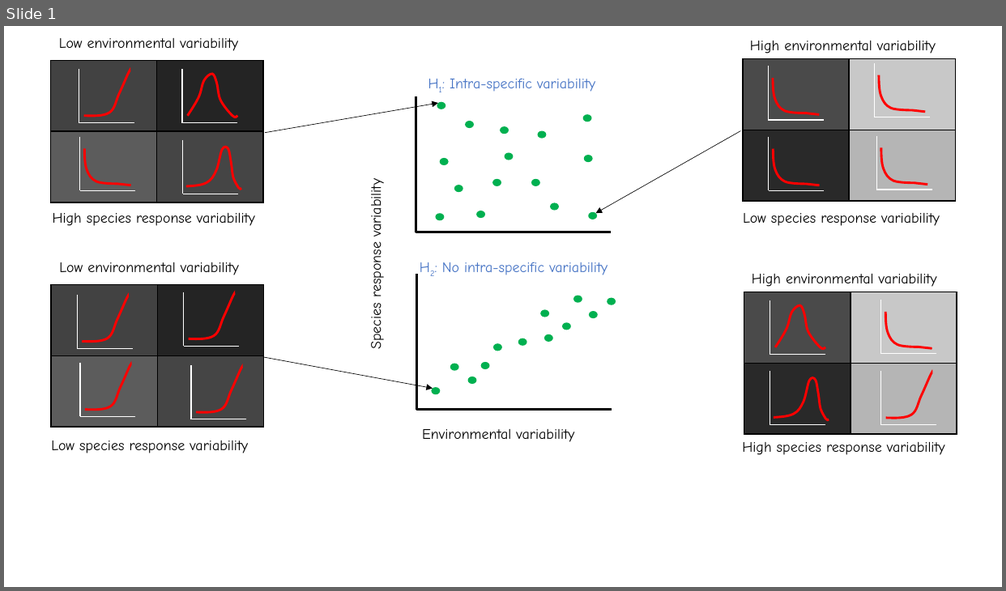
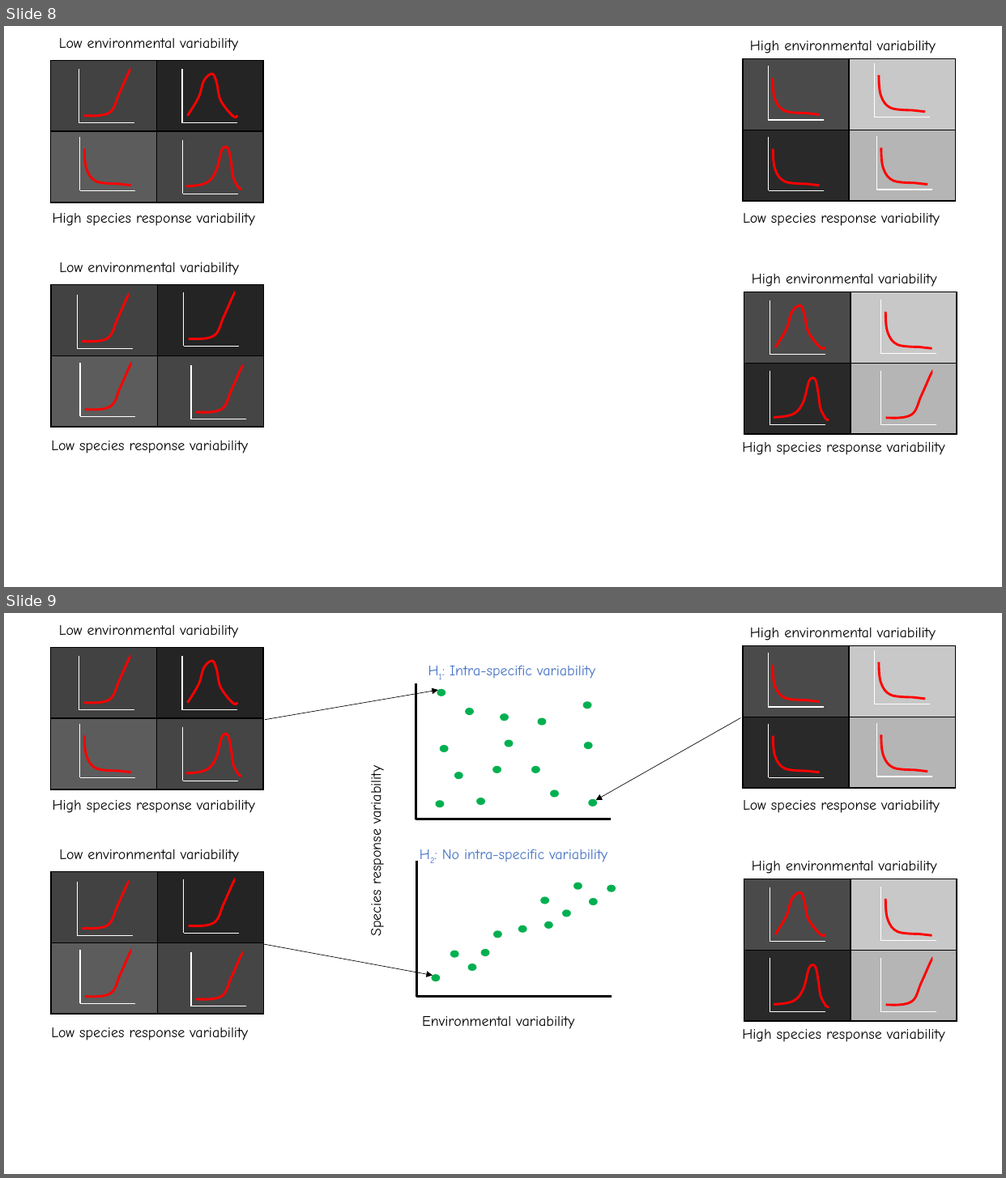
Before and after one commit to coreytcallaghan/intra_specific_urban_tolerance, a slide deck: Figures/conceptual_figure.pptx. Shown one above the other, each under a label of ours: slide 1 before the commit, slides 8 and 9 after it. The pictures are 1006x591 and 1006x1178 pixels, drawn with LibreOffice and Linux fonts; fonts in the diff are those of the drawing. Boxes give left, top, right and bottom in pixels: in the first picture for what was removed or moved away, otherwise in the second. Text is boxed around its words. In the diff, an @@ line names an element or a change of style, - is before the commit and + after.

```diff
--- a/Figures/conceptual_figure.pptx
+++ b/Figures/conceptual_figure.pptx
@@ slide 8 added at <box>4,26,1002,587</box>, background #FFFFFF @@
@@ group added at <box>743,41,956,226</box>: 8 lines, 4 rectangles, 4 freeform shapes, 2 texts @@
+High environmental variability
+Low species response variability
@@ group added at <box>50,38,263,226</box>: 8 lines, 4 rectangles, 4 freeform shapes, 2 texts @@
+Low environmental variability
+High species response variability
@@ group added at <box>51,263,264,454</box>: 8 lines, 4 rectangles, 4 freeform shapes, 2 texts @@
+Low environmental variability
+Low species response variability
@@ group added at <box>742,274,957,455</box>: 8 lines, 4 rectangles, 4 freeform shapes, 2 texts @@
+High environmental variability
+High species response variability
@@ what was slide 1 is now slide 9 @@
```
Also in this commit, not shown: 17 other slides added, 18 other files.
